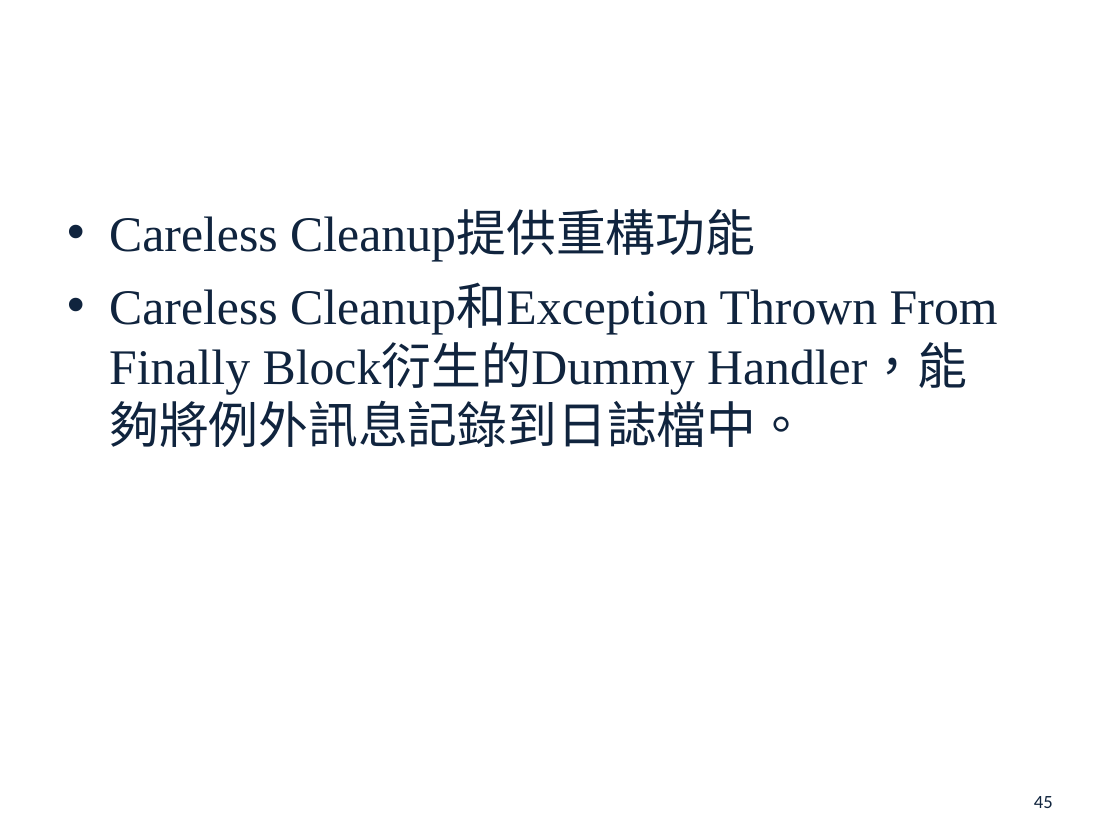
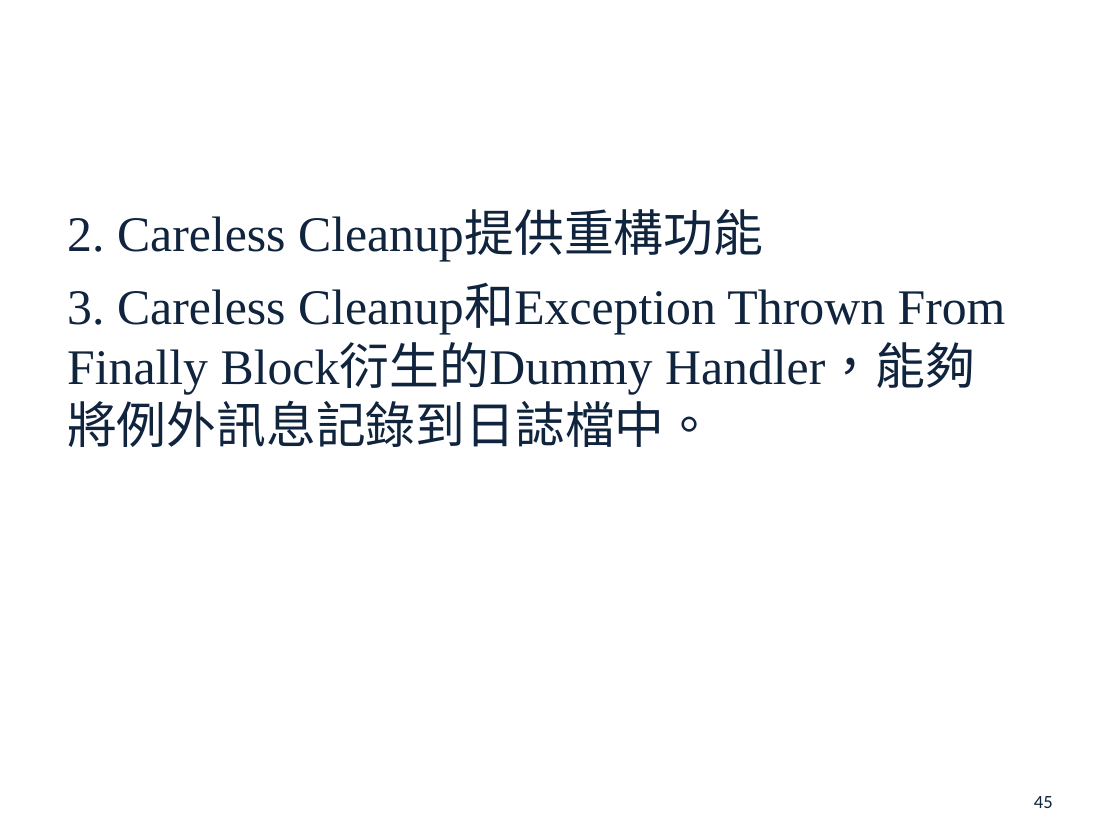
Before and after one commit to s7130457/thesis, a slide deck: slide 45 of 楊雅雯-口試投影片.pptx. Drawn at 1120x840 pixels with LibreOffice and Linux fonts; fonts in the diff are those of the drawing; background and template pictures are left out. Boxes give left, top, right and bottom in pixels: in the first picture for what was removed or moved away, otherwise in the second. Text is boxed around its words. In the diff, an @@ line names an element or a change of style, - is before the commit and + after.

```diff
--- a/楊雅雯-口試投影片.pptx
+++ b/楊雅雯-口試投影片.pptx
@@ text at bbox=[67, 212, 763, 261]: text changed @@
-• Careless Cleanup提供重構功能
+2. Careless Cleanup提供重構功能
@@ text at bbox=[67, 285, 1006, 447]: text changed @@
-• Careless Cleanup和Exception Thrown From Finally Block衍生的Dummy Handler，能夠將例外訊息記錄到日誌檔中。
+3. Careless Cleanup和Exception Thrown From Finally Block衍生的Dummy Handler，能夠將例外訊息記錄到日誌檔中。
```
Also in this commit, not shown: 1 other slide changed.
